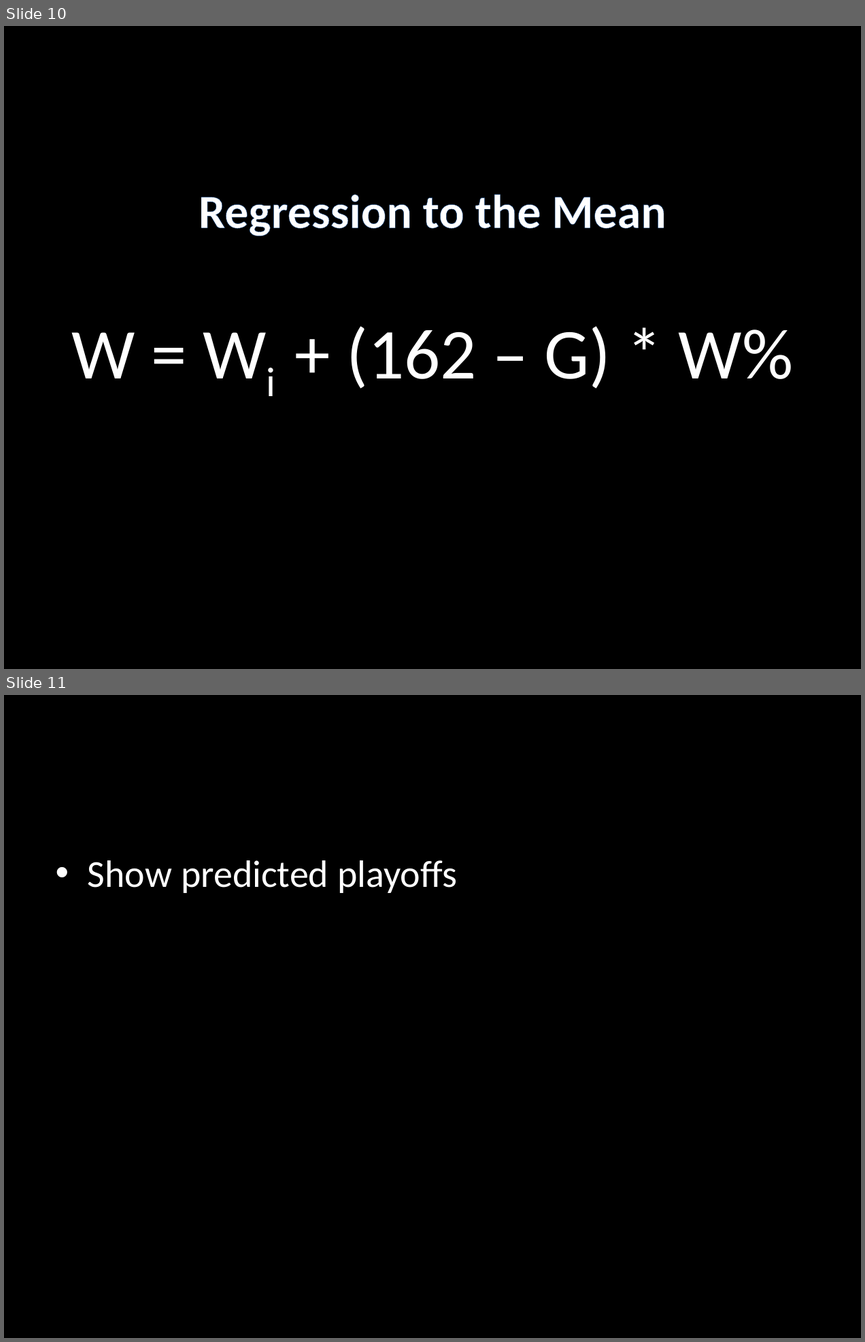
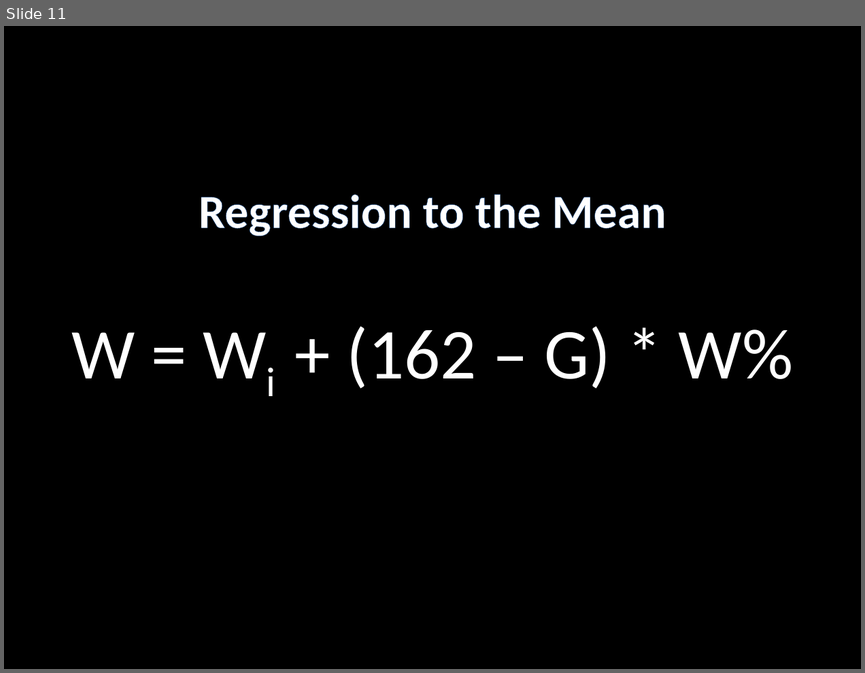
Before and after one commit to zyoung14/baseball-stats, a slide deck: Presentation.pptx. Shown one above the other, each under a label of ours: slides 10 and 11 before the commit, slide 11 after it. The pictures are 865x1342 and 865x673 pixels, drawn with LibreOffice and Linux fonts; fonts in the diff are those of the drawing. Boxes give left, top, right and bottom in pixels: in the first picture for what was removed or moved away, otherwise in the second. Text is boxed around its words. In the diff, an @@ line names an element or a change of style, - is before the commit and + after.

```diff
--- a/Presentation.pptx
+++ b/Presentation.pptx
@@ slide 11 removed at <box>4,695,861,1338</box>, background #000000 @@
@@ text removed at <box>88,860,457,893</box> @@
-• Show predicted playoffs
@@ what was slide 10 is now slide 11 @@
```
Also in this commit, not shown: 2 slides changed, 2 slides added, 9 other files.
